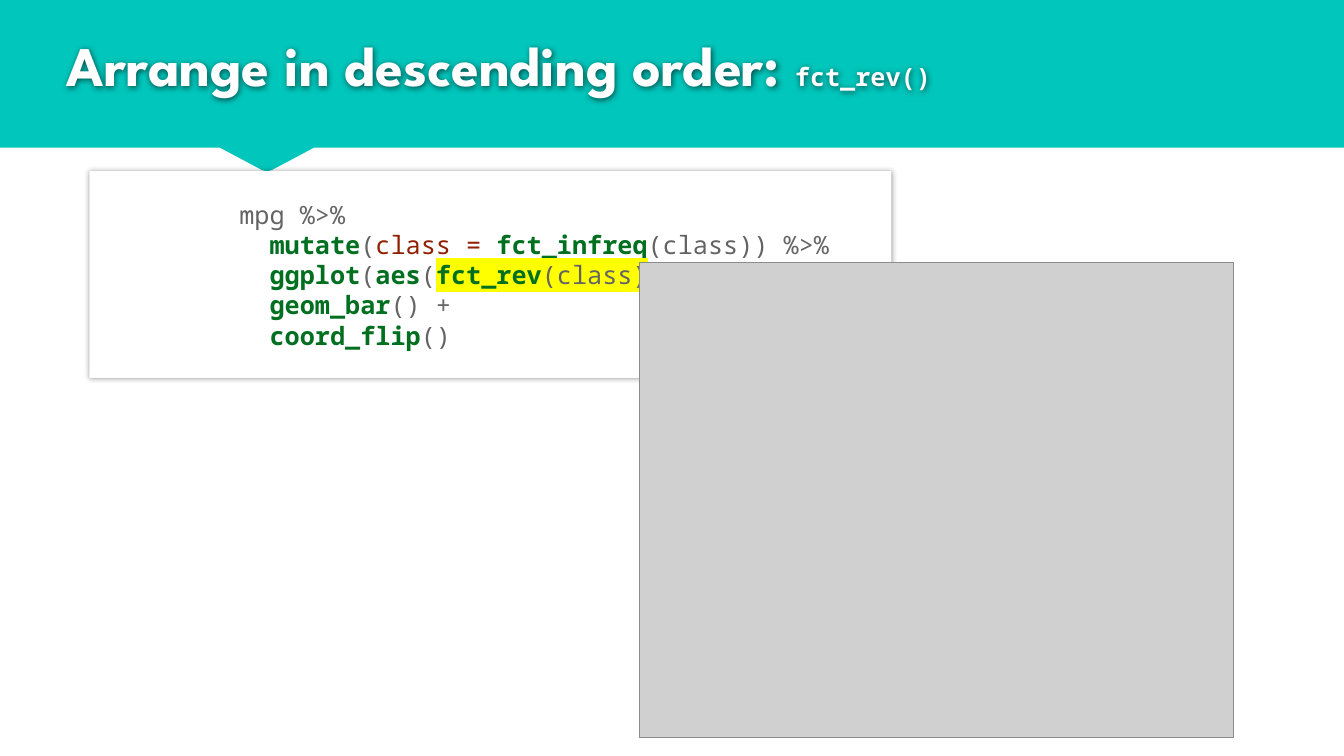
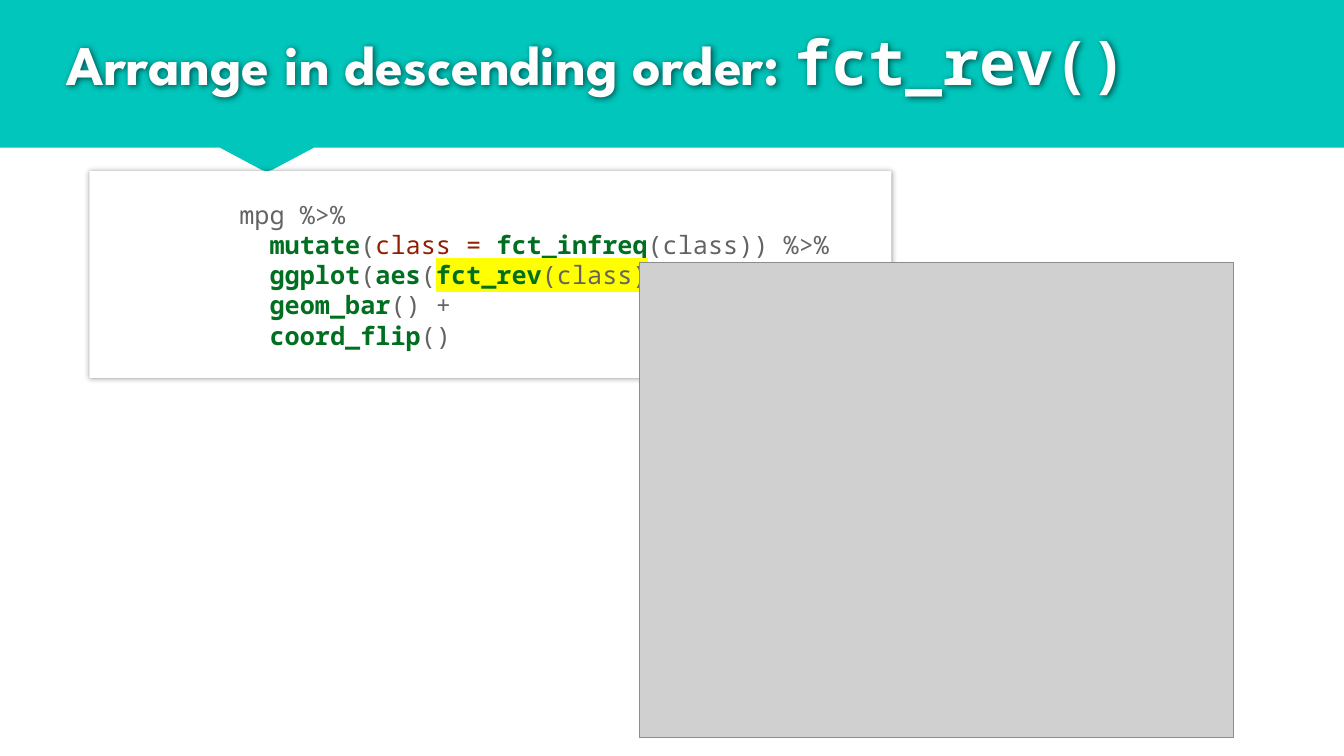
Before and after one commit to rjake/talks-and-presentations, a slide deck: slide 12 of data_viz_2019_06_19.pptx. Drawn at 1344x756 pixels with LibreOffice and Linux fonts; fonts in the diff are those of the drawing; grey boxes stand for pictures. Boxes give left, top, right and bottom in pixels: in the first picture for what was removed or moved away, otherwise in the second. Text is boxed around its words. In the diff, an @@ line names an element or a change of style, - is before the commit and + after.

```diff
--- a/data_viz_2019_06_19.pptx
+++ b/data_viz_2019_06_19.pptx
@@ title "Arrange in descending order: fct_rev()" at (67, 38, 1128, 100): size 18 to 44 pt in "fct_rev()" @@
```
Also in this commit, not shown: 2 other slides changed, 1 slide removed, 1 other file.
